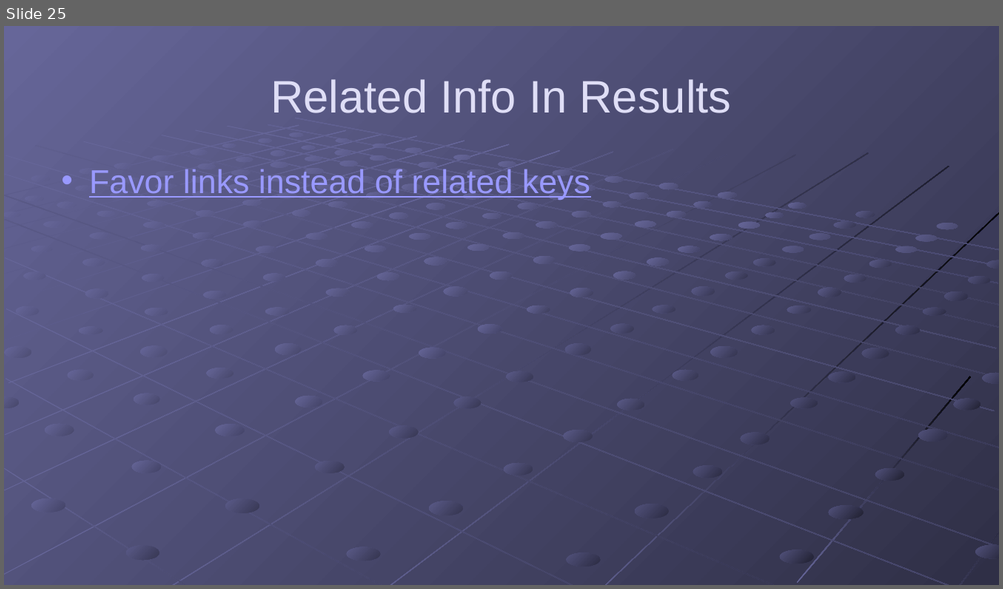
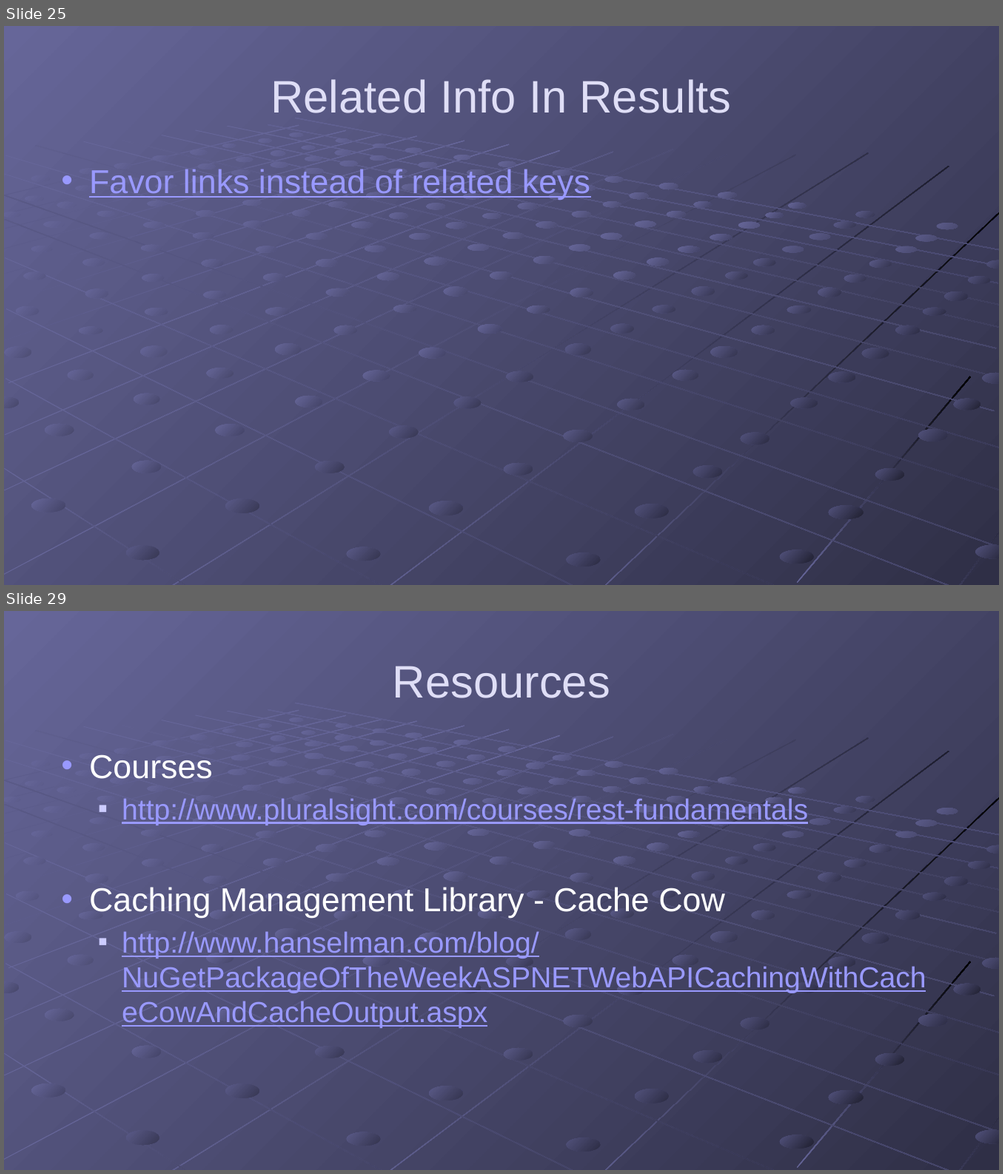
Before and after one commit to gregsohl/RESTFul_API_Presentation, a slide deck: Presentation/RESTful APIs.pptx. Shown one above the other, each under a label of ours: slide 25 before the commit, slides 25 and 29 after it; the slides between them are not shown. The pictures are 1003x589 and 1003x1174 pixels, drawn with LibreOffice and Linux fonts; fonts in the diff are those of the drawing. Boxes give left, top, right and bottom in pixels: in the first picture for what was removed or moved away, otherwise in the second. Text is boxed around its words. In the diff, an @@ line names an element or a change of style, - is before the commit and + after.

```diff
--- a/Presentation/RESTful APIs.pptx
+++ b/Presentation/RESTful APIs.pptx
@@ slide 29 added at bbox=[4, 611, 999, 1170], background gradient #666699 to #49496D; not listed: 215 template elements that a slide beside it also shows @@
@@ title added at bbox=[392, 666, 610, 698], 44 pt, text #DFDEF6 @@
+Resources
@@ text added at bbox=[89, 755, 808, 1028], 28 pt, text #9999FF, underline @@
+• Courses
+  ■ http://www.pluralsight.com/courses/rest-fundamentals
+• Caching Management Library - Cache Cow
+  ■ http://www.hanselman.com/blog/NuGetPackageOfTheWeekASPNETWebAPICachingWithCacheCowAndCacheOutput.aspx
```
Also in this commit, not shown: 3 other slides added, 10 other files.
